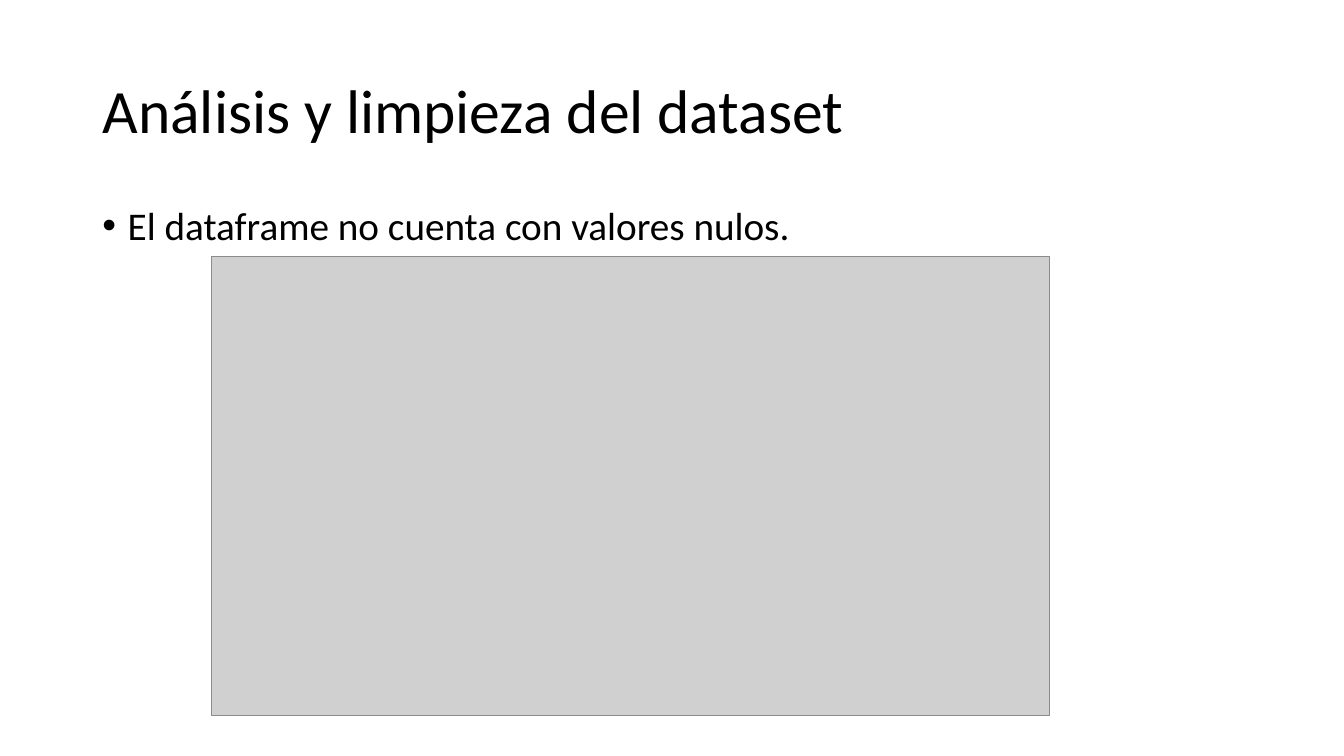
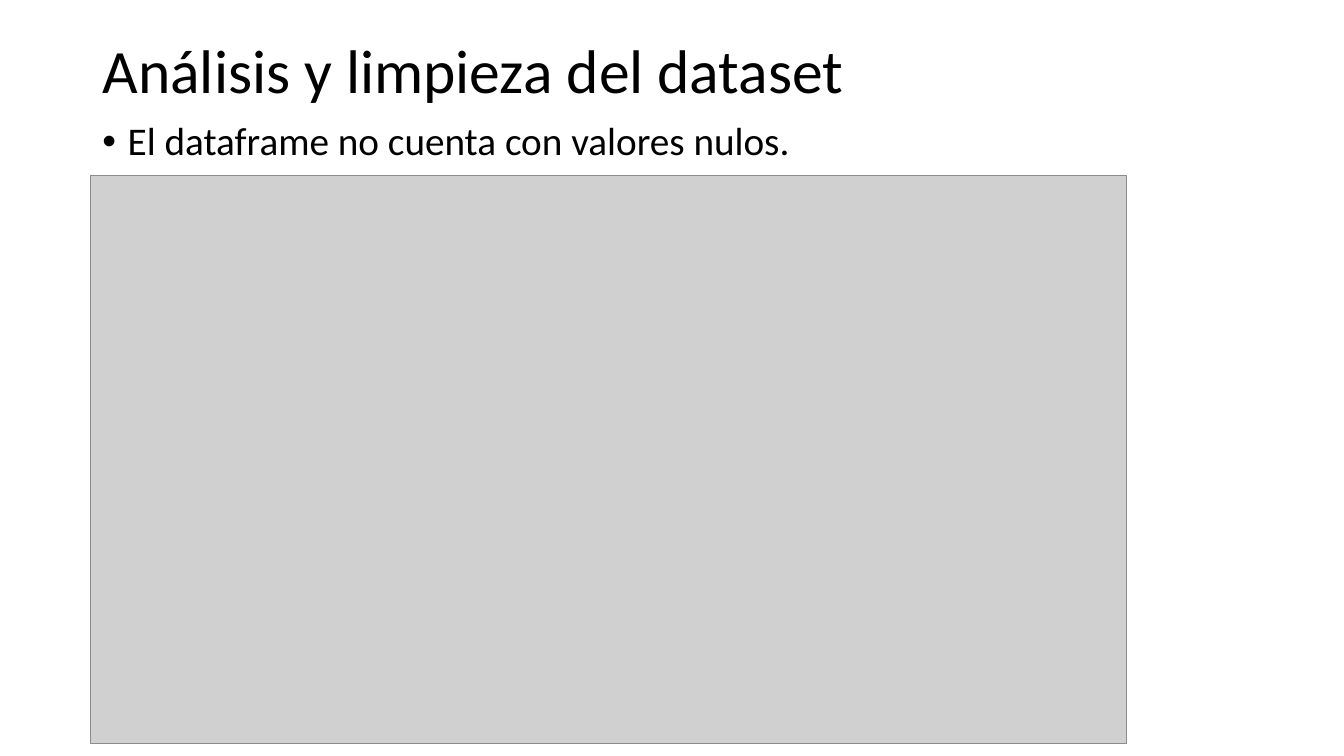
Before and after one commit to asasa293/limpieza_datos, a slide deck: slide 5 of TP3/TP3_Moises_Santiago.pptx. Drawn at 1344x756 pixels with LibreOffice and Linux fonts; fonts in the diff are those of the drawing; grey boxes stand for pictures. Boxes give left, top, right and bottom in pixels: in the first picture for what was removed or moved away, otherwise in the second. Text is boxed around its words. In the diff, an @@ line names an element or a change of style, - is before the commit and + after.

```diff
--- a/TP3/TP3_Moises_Santiago.pptx
+++ b/TP3/TP3_Moises_Santiago.pptx
@@ title "Análisis y limpieza del dataset": place and size @@
-title "Análisis y limpieza del dataset" at box(102, 90, 844, 143)
+title "Análisis y limpieza del dataset" at box(102, 50, 844, 103)
@@ text "El dataframe no cuenta con ...": place and size @@
-text "El dataframe no cuenta con ..." at box(128, 212, 790, 241)
+text "El dataframe no cuenta con ..." at box(128, 127, 790, 156)
@@ picture: place and size @@
-picture at box(212, 256, 1050, 716)
+picture at box(91, 175, 1127, 744)
```
Also in this commit, not shown: 5 other slides changed, 3 slides added, 5 other files.
